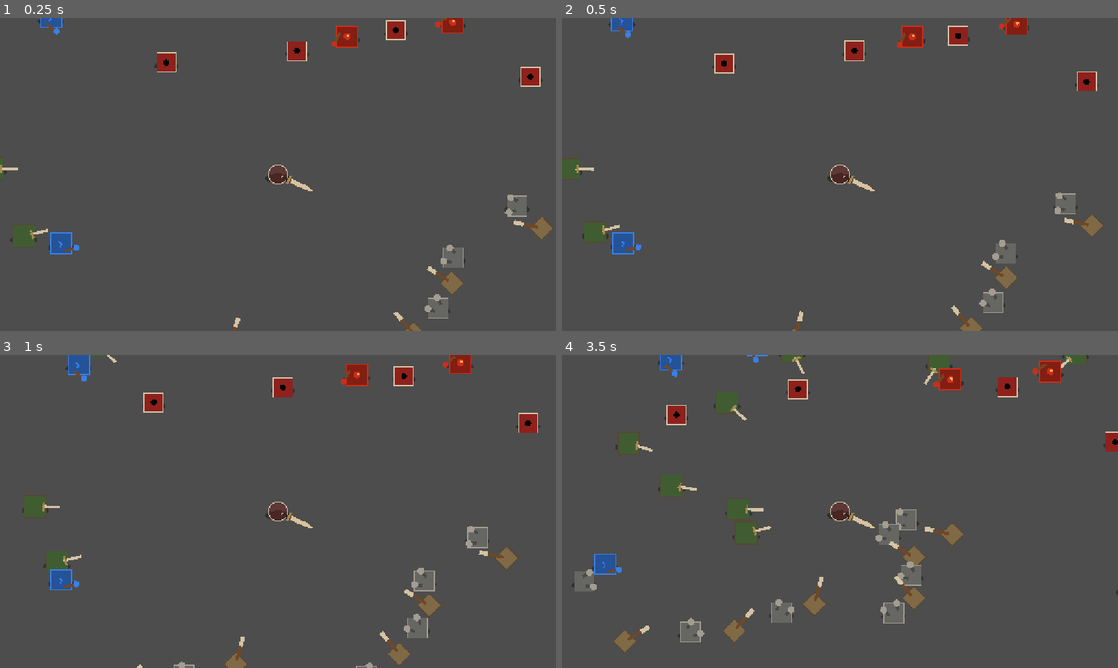
Above: before the commit, frames 1-4 (two rows, left to right).
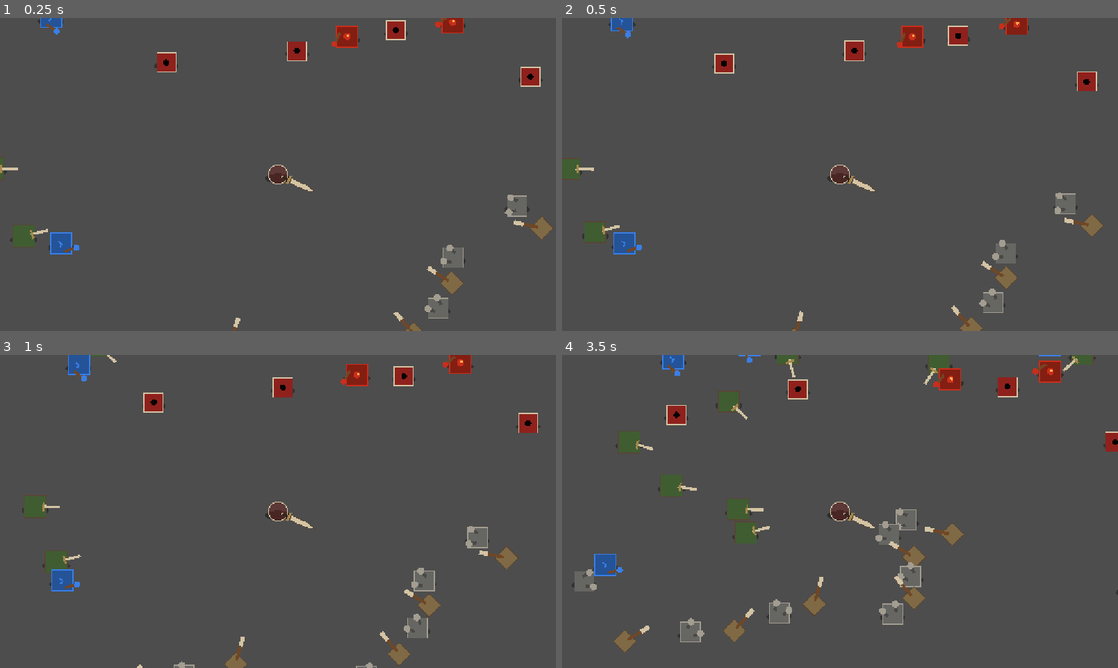
Above: after the commit, the same moments.

Repository: lollydragon666/testgame
Game: Godot game, scene res://scenes/debug/combat_benchmark.tscn
The game is run twice, just before and just after one commit, with the same random seed, the same clock (stepped at 60 frames per second) and the same inputs. This scene is started directly instead of the project's main scene.
Inputs (mouse positions are in pixels of both pictures, inside the frame that each line leads up to):
- Up to frame 1 (0.25 s): no input
- Up to frame 2 (0.5 s): no input
- Up to frame 3 (1 s): move the mouse to (400, 495) at 0.52 s; hold D (move_right) from 0.53 s (still down); click (400, 495) at 0.6 s
- Up to frame 4 (3.5 s): move the mouse to (728, 527) at 1.27 s; release D (move_right) at 1.28 s; hold S (move_down) 1.28-2.03 s; click (728, 527) at 1.35 s; move the mouse to (895, 442) at 2.02 s; hold D (move_right) 2.03-2.78 s; right-click (895, 442) at 2.1 s; click (895, 442) at 2.3 s; move the mouse to (812, 574) at 2.77 s; hold W (move_up) from 2.78 s (still down); tap Space (dash) at 2.85 s; click (812, 574) at 3.05 s

Frame 1 is identical in both runs. In frame 2, less than 0.1% of the frame differs, in the area x 7-15%, y 66-76%; in frame 3, 0.1%; in frame 4, 1.0%, in the area x 5-96%, y 0-87%.

Commit message:
perf: stagger enemy separation updates

Diff:
--- a/resources/world_config.tres
+++ b/resources/world_config.tres
@@ -13,6 +13,7 @@
 enemy_spawn_clearance = 18.0
 enemy_separation_radius = 76.0
 enemy_separation_speed = 105.0
+enemy_separation_update_divisor = 3
 pickup_magnet_extra_range = 42.0
 pickup_magnet_base_speed = 220.0
 pickup_magnet_close_distance = 150.0
--- a/scripts/config/world_config.gd
+++ b/scripts/config/world_config.gd
@@ -24,6 +24,8 @@
 @export var enemy_separation_radius := 76.0
 ## Максимальная скорость корректирующего separation-смещения.
 @export var enemy_separation_speed := 105.0
+## Враги распределяют расчёт separation по кадрам; 3 — выбранный benchmark-компромисс.
+@export_range(1, 8, 1) var enemy_separation_update_divisor := 3
 
 @export_group("Experience Magnet")
 ## Добавка к длине меча, определяющая радиус притяжения опыта.
--- a/scripts/debug/combat_benchmark.gd
+++ b/scripts/debug/combat_benchmark.gd
@@ -32,6 +32,8 @@
 	var config := BASE_CONFIG.duplicate(true) as WorldConfig
 	config.max_active_enemies = maxi(config.max_active_enemies, enemy_count)
 	config.max_enemy_projectiles = maxi(config.max_enemy_projectiles, projectile_count)
+	if options["separation_divisor"] > 0:
+		config.enemy_separation_update_divisor = options["separation_divisor"]
 
 	_world_state = WorldState.new()
 	_world_state.name = "WorldState"
@@ -91,6 +93,8 @@
 		"player_projectiles": _world_state.player_projectile_count(),
 		"pickups": _world_state.pickup_count(),
 		"spatial_cells": _world_state.spatial_cell_count(),
+		"separation_divisor": config.enemy_separation_update_divisor,
+		"overlapping_enemy_pairs": _count_overlapping_enemy_pairs(config.enemy_separation_radius),
 		"static_memory_bytes": int(Performance.get_monitor(Performance.MEMORY_STATIC)),
 		"node_count": int(Performance.get_monitor(Performance.OBJECT_NODE_COUNT)),
 	}
@@ -131,6 +135,7 @@
 		"enemies": DEFAULT_ENEMY_COUNT,
 		"projectiles": DEFAULT_PROJECTILE_COUNT,
 		"duration": DEFAULT_SAMPLE_SECONDS,
+		"separation_divisor": 0,
 	}
 	for argument in arguments:
 		if argument.begins_with("--benchmark-enemies="):
@@ -139,4 +144,20 @@
 			result["projectiles"] = maxi(0, argument.get_slice("=", 1).to_int())
 		elif argument.begins_with("--benchmark-duration="):
 			result["duration"] = maxf(1.0, argument.get_slice("=", 1).to_float())
+		elif argument.begins_with("--benchmark-separation-divisor="):
+			result["separation_divisor"] = maxi(1, argument.get_slice("=", 1).to_int())
 	return result
+
+
+func _count_overlapping_enemy_pairs(search_radius: float) -> int:
+	var pair_count := 0
+	for enemy in _world_state.enemy_snapshot():
+		if not is_instance_valid(enemy) or not enemy.is_alive:
+			continue
+		for neighbor in _world_state.enemies_near(enemy.world_position, search_radius):
+			if not is_instance_valid(neighbor) or not neighbor.is_alive or neighbor.get_instance_id() <= enemy.get_instance_id():
+				continue
+			var minimum_distance := enemy.collision_radius + neighbor.collision_radius
+			if enemy.world_position.distance_squared_to(neighbor.world_position) < minimum_distance * minimum_distance:
+				pair_count += 1
+	return pair_count
--- a/scripts/enemies/enemy_base.gd
+++ b/scripts/enemies/enemy_base.gd
@@ -32,6 +32,8 @@
 var is_alive := true
 const VISUAL_DIRECTION_DOT_THRESHOLD := 0.9995
 var _last_visual_direction := Vector2.ZERO
+var _cached_separation := Vector2.ZERO
+var _separation_update_phase := 0
 @onready var visual_root: EnemyVisual = $VisualRoot
 @onready var hurtbox: EntityHurtbox = $Hurtbox
 
@@ -63,6 +65,7 @@
 	is_elite = elite and (definition == null or not definition.is_boss)
 	apply_elite_modifiers()
 	health = max_health
+	reset_separation_cache()
 
 func apply_elite_modifiers() -> void:
 	if not is_elite or _elite_modifiers_applied or world_config == null:
@@ -78,6 +81,27 @@
 func set_world_state(state: WorldState) -> void:
 	world_state = state
 
+func reset_separation_cache() -> void:
+	_cached_separation = Vector2.ZERO
+	var divisor := maxi(1, world_config.enemy_separation_update_divisor) if world_config != null else 1
+	var instance_id := get_instance_id()
+	var mixed_id := instance_id ^ (instance_id >> 16)
+	_separation_update_phase = int(mixed_id % divisor)
+
+func update_separation_cache_for_frame(physics_frame: int) -> void:
+	if world_state == null or world_config == null:
+		_cached_separation = Vector2.ZERO
+		return
+	var divisor := maxi(1, world_config.enemy_separation_update_divisor)
+	if posmod(physics_frame, divisor) == _separation_update_phase:
+		_cached_separation = world_state.enemy_separation(self, world_config.enemy_separation_radius)
+
+func separation_update_phase() -> int:
+	return _separation_update_phase
+
+func cached_separation() -> Vector2:
+	return _cached_separation
+
 func _physics_process(delta: float) -> void:
 	if not is_alive or player == null or world_config == null or not player.is_alive:
 		return
@@ -86,7 +110,8 @@
 	var previous_position := world_position
 	tick_behavior(delta)
 	if world_state != null:
-		world_position += world_state.enemy_separation(self, world_config.enemy_separation_radius) * world_config.enemy_separation_speed * delta
+		update_separation_cache_for_frame(Engine.get_physics_frames())
+		world_position += _cached_separation * world_config.enemy_separation_speed * delta
 		world_position = world_state.resolve_obstacle_motion(previous_position, world_position, collision_radius)
 	world_position = world_position.clamp(
 		Vector2.ONE * -world_config.world_limit,
--- /dev/null
+++ b/tests/test_enemy_separation.gd
@@ -0,0 +1,84 @@
+extends SceneTree
+
+const CONTENT: GameContent = preload("res://resources/game_content.tres")
+const PLAYER_SCENE := preload("res://scenes/player/player.tscn")
+const ENEMY_SCENE := preload("res://scenes/enemies/brawler_enemy.tscn")
+
+
+func _initialize() -> void:
+	_run.call_deferred()
+
+
+func _require(condition: bool, message: String) -> void:
+	if condition:
+		return
+	push_error(message)
+	quit(1)
+
+
+func _make_enemy(player: PlayerHero, config: WorldConfig, position_value: Vector2) -> EnemyBase:
+	var enemy := ENEMY_SCENE.instantiate() as EnemyBase
+	enemy.setup(player, position_value, 1.0, config, CONTENT.enemy(GameIds.ENEMY_BRAWLER))
+	root.add_child(enemy)
+	enemy.set_physics_process(false)
+	return enemy
+
+
+func _run() -> void:
+	var config := WorldConfig.new()
+	config.enemy_separation_radius = 76.0
+	config.enemy_separation_update_divisor = 2
+	var player := PLAYER_SCENE.instantiate() as PlayerHero
+	player.configure_world(config)
+	player.configure_content(CONTENT)
+	root.add_child(player)
+	await process_frame
+	player.set_physics_process(false)
+
+	var state := WorldState.new()
+	state.configure(config)
+	root.add_child(state)
+	var enemy_a := _make_enemy(player, config, Vector2(300.0, 0.0))
+	var enemy_b := _make_enemy(player, config, Vector2(325.0, 0.0))
+	var enemy_far := _make_enemy(player, config, Vector2(900.0, 0.0))
+	state.register_enemy(enemy_a)
+	state.register_enemy(enemy_b)
+	state.register_enemy(enemy_far)
+
+	_require(state.enemy_separation(enemy_a, config.enemy_separation_radius).length() > 0.0, "Overlapping enemies did not receive separation")
+	_require(state.enemy_separation(enemy_far, config.enemy_separation_radius).is_zero_approx(), "Distant enemies received separation")
+
+	enemy_b.world_position = enemy_a.world_position
+	state.update_enemy(enemy_b)
+	var first_same_position := state.enemy_separation(enemy_a, config.enemy_separation_radius)
+	var second_same_position := state.enemy_separation(enemy_a, config.enemy_separation_radius)
+	_require(first_same_position.is_finite() and not first_same_position.is_zero_approx(), "Same-position separation produced zero or NaN")
+	_require(first_same_position.is_equal_approx(second_same_position), "Same-position separation direction was not stable")
+
+	var phase := enemy_a.separation_update_phase()
+	enemy_a.update_separation_cache_for_frame(phase)
+	_require(not enemy_a.cached_separation().is_zero_approx(), "Separation cache did not update on its phase")
+	enemy_b.world_position = Vector2(1200.0, 0.0)
+	state.update_enemy(enemy_b)
+	enemy_a.update_separation_cache_for_frame(phase + 1)
+	_require(not enemy_a.cached_separation().is_zero_approx(), "Separation cache changed outside its phase")
+	enemy_a.update_separation_cache_for_frame(phase + config.enemy_separation_update_divisor)
+	_require(enemy_a.cached_separation().is_zero_approx(), "Separation cache did not refresh on the next phase")
+
+	var phases: Dictionary[int, bool] = {}
+	for index in 16:
+		var phased_enemy := _make_enemy(player, config, Vector2(1500.0 + index * 60.0, 0.0))
+		phases[phased_enemy.separation_update_phase()] = true
+	_require(phases.size() == config.enemy_separation_update_divisor, "Enemies were not distributed across separation phases")
+
+	enemy_a.world_position = Vector2(300.0, 0.0)
+	enemy_b.world_position = Vector2(325.0, 0.0)
+	state.update_enemy(enemy_a)
+	state.update_enemy(enemy_b)
+	enemy_a.update_separation_cache_for_frame(enemy_a.separation_update_phase())
+	_require(not enemy_a.cached_separation().is_zero_approx(), "Separation cache setup failed before reset")
+	enemy_a.reset_separation_cache()
+	_require(enemy_a.cached_separation().is_zero_approx(), "Reset retained stale separation correction")
+
+	print("ENEMY SEPARATION PASS")
+	quit()
